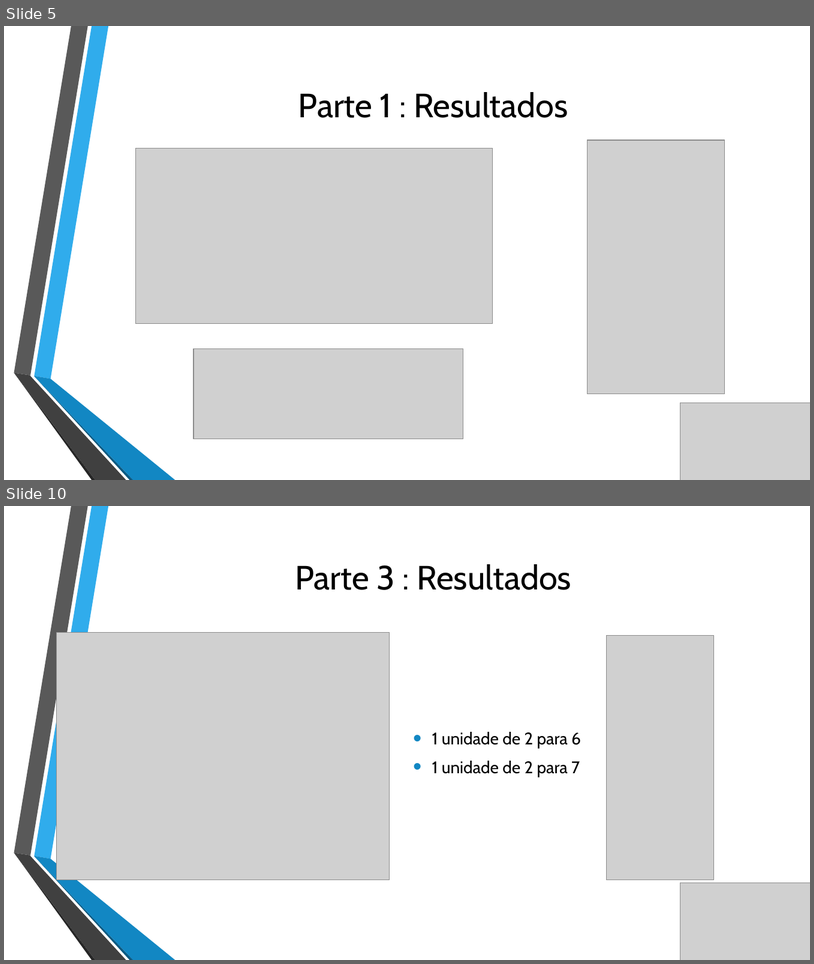
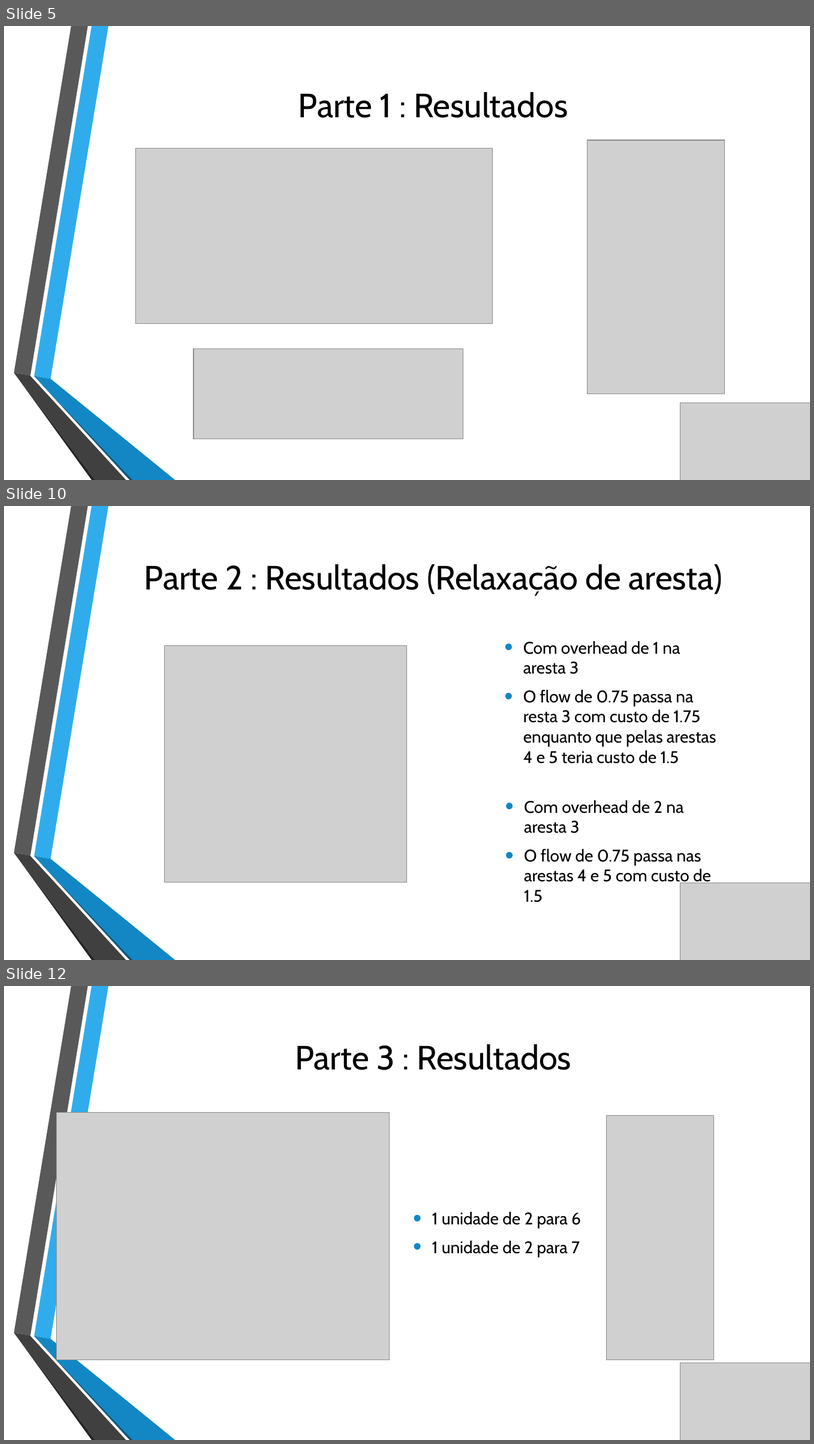
Before and after one commit to MarcoGraca/OA_Project, a slide deck: OA_pres.pptx. Shown one above the other, each under a label of ours: slides 5 and 10 before the commit, slides 5, 10 and 12 after it; the slides between them are not shown. The pictures are 814x964 and 814x1444 pixels, drawn with LibreOffice and Linux fonts; fonts in the diff are those of the drawing; grey boxes stand for pictures; background and template pictures are left out. Boxes give left, top, right and bottom in pixels: in the first picture for what was removed or moved away, otherwise in the second. Text is boxed around its words. In the diff, an @@ line names an element or a change of style, - is before the commit and + after.

```diff
--- a/OA_pres.pptx
+++ b/OA_pres.pptx
@@ slide 10 added at [4, 506, 810, 960], background picture (left out); not listed: 6 template elements that a slide beside it also shows @@
@@ title added at [144, 564, 723, 596], 40 pt, text #000000 @@
+Parte 2 : Resultados (Relaxação de aresta)
@@ picture added at [164, 645, 407, 882] @@
@@ text added at [524, 641, 717, 763], 20 pt, text #000000 @@
+• Com overhead de 1 na aresta 3
+• O flow de 0.75 passa na resta 3 com custo de 1.75 enquanto que pelas arestas 4 e 5 teria custo de 1.5
@@ text added at [524, 800, 711, 902], 20 pt, text #000000 @@
+• Com overhead de 2 na aresta 3
+• O flow de 0.75 passa nas arestas 4 e 5 com custo de 1.5
@@ picture added at [681, 882, 810, 960] @@
@@ what was slide 10 is now slide 12 @@
```
Also in this commit, not shown: 7 slides changed, 1 other slide added.
